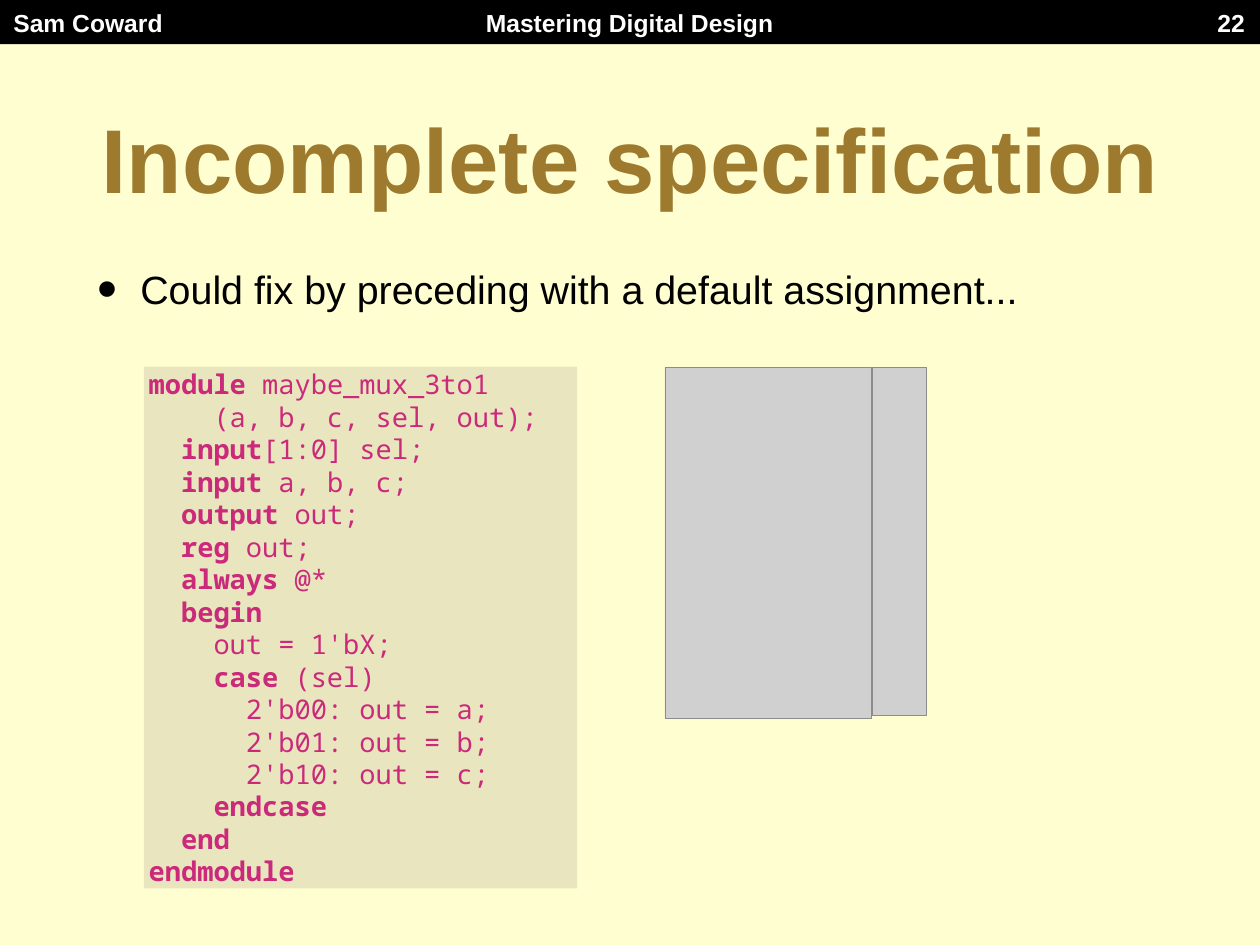
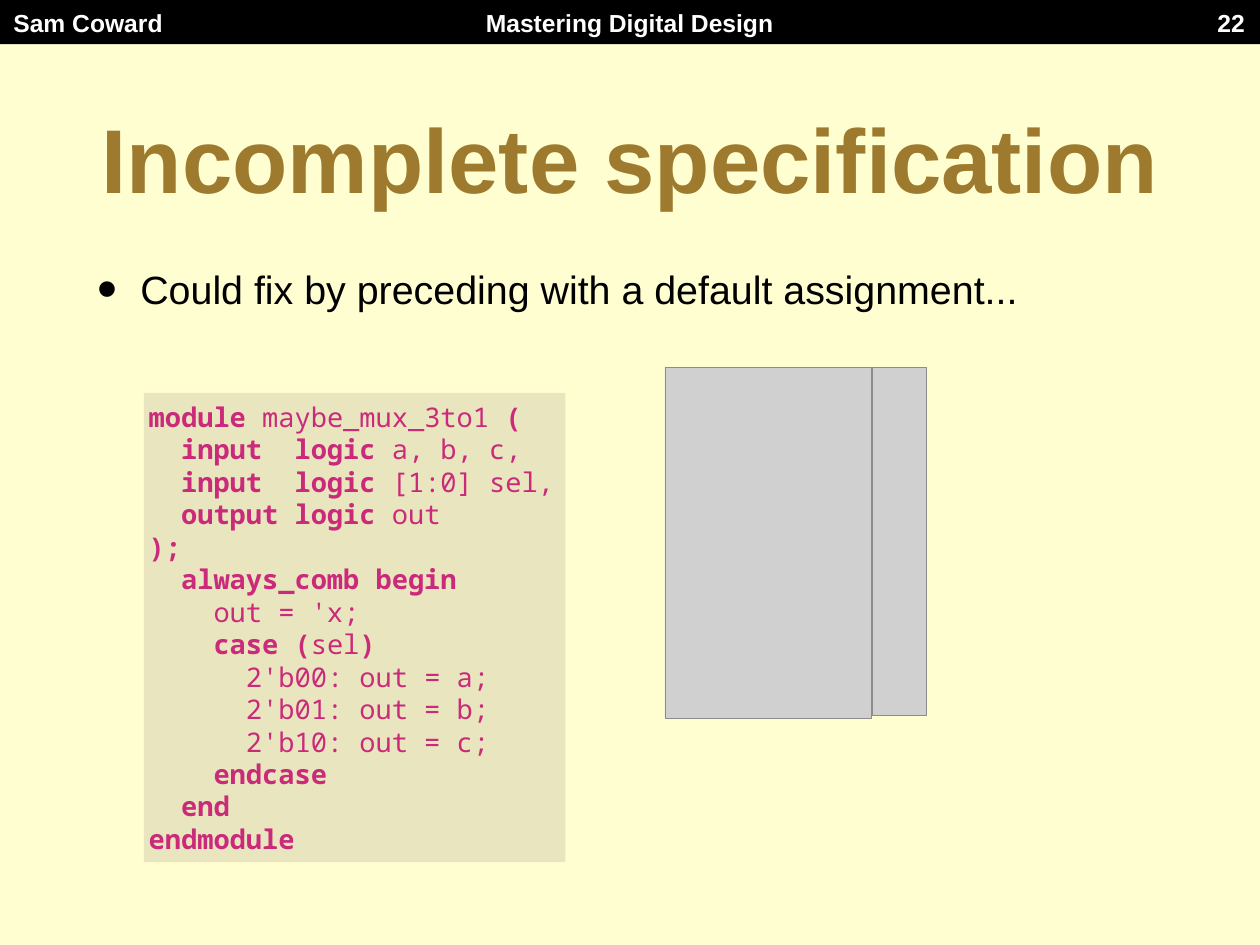
Before and after one commit to Mastering-Digital-Design/Lab-Module, a slide deck: slide 22 of lectures/lecture2.pptx. Drawn at 1260x945 pixels with LibreOffice and Linux fonts; fonts in the diff are those of the drawing; grey boxes stand for pictures. Boxes give left, top, right and bottom in pixels: in the first picture for what was removed or moved away, otherwise in the second. Text is boxed around its words. In the diff, an @@ line names an element or a change of style, - is before the commit and + after.

```diff
--- a/lectures/lecture2.pptx
+++ b/lectures/lecture2.pptx
@@ rectangle "module maybe_mux_3to1 (": place and size @@
-rectangle "module maybe_mux_3to1 (" at <box>144,367,577,889</box>
+rectangle "module maybe_mux_3to1 (" at <box>144,393,565,863</box>
@@ text in rectangle at <box>149,406,554,626</box>: text changed; bold on @@
-module maybe_mux_3to1
-(a, b, c, sel, out);
-input[1:0] sel;
-input a, b, c;
-output out;
-reg out;
-always @*
-begin
-out = 1'bX;
+module maybe_mux_3to1 (
+input logic a, b, c,
+input logic [1:0] sel,
+output logic out
+);
+always_comb begin
+out = 'x;
@@ text in rectangle at <box>214,633,376,659</box>: bold on in "(sel)" @@
```
Also in this commit, not shown: 17 other slides changed, 1 slide added, 1 other file.
